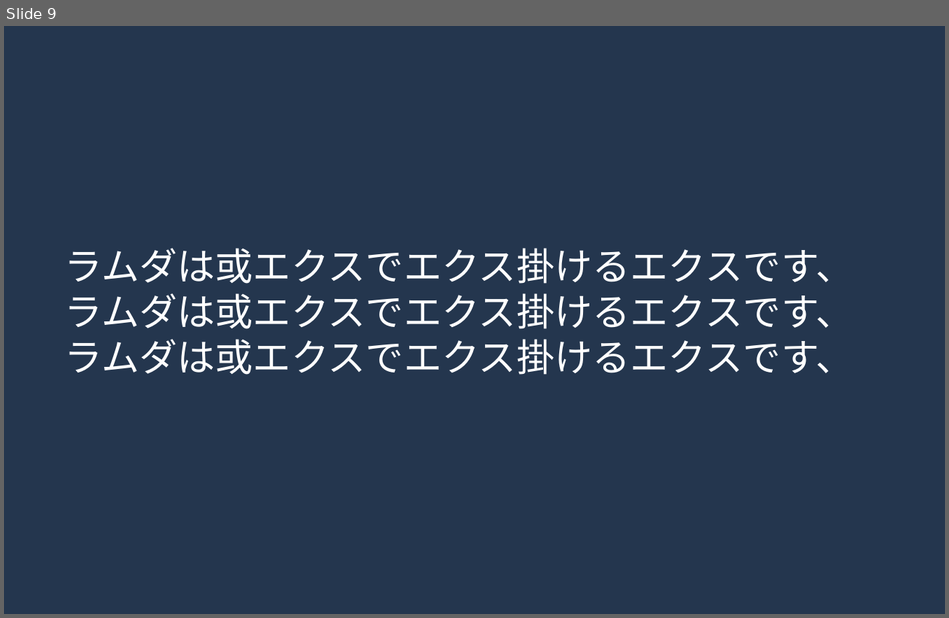
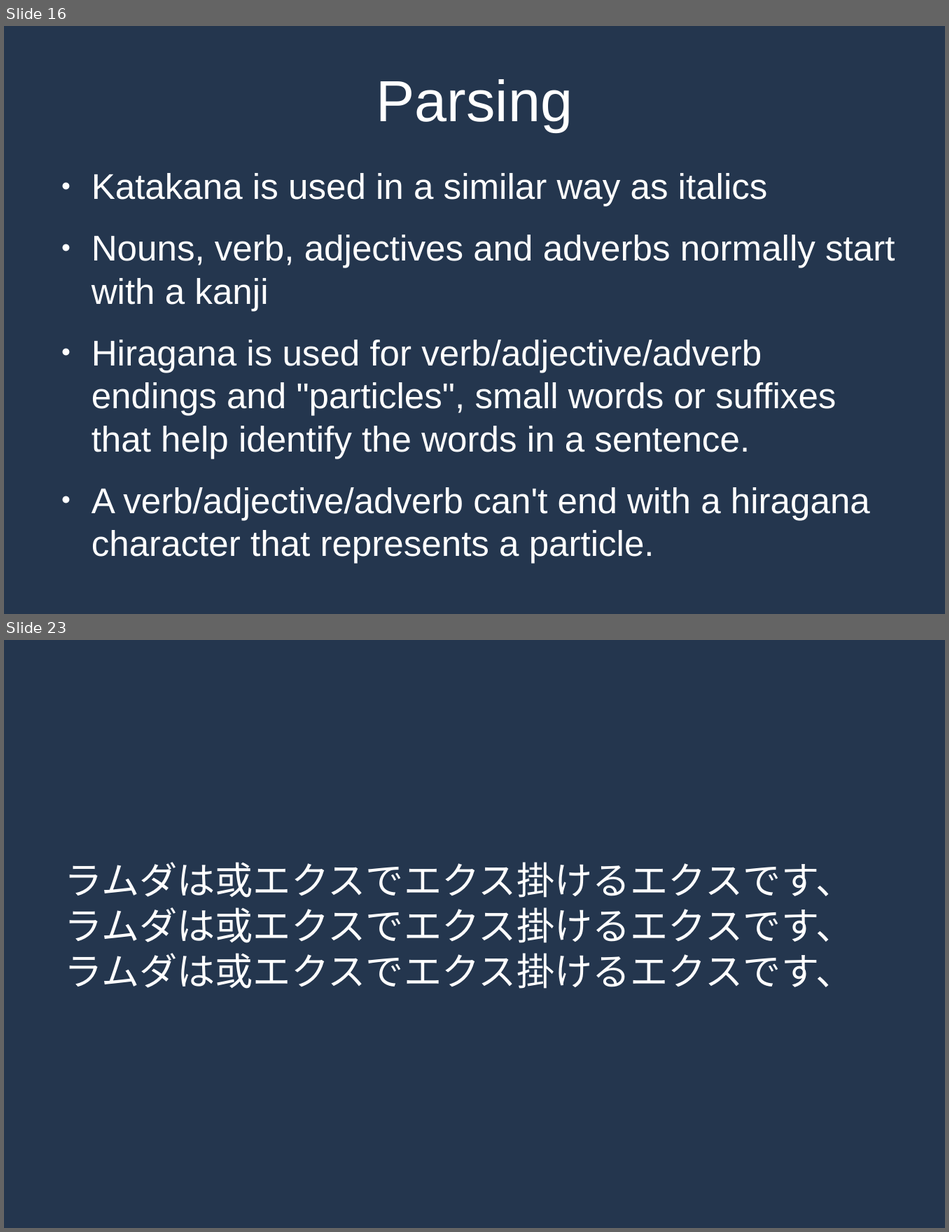
Before and after one commit to MrPicklePinosaur/haku, a slide deck: haku-talk/haku-talk.odp. Shown one above the other, each under a label of ours: slide 9 before the commit, slides 16 and 23 after it; the slides between them are not shown. The pictures are 949x618 and 949x1232 pixels, drawn with LibreOffice and Linux fonts; fonts in the diff are those of the drawing. Boxes give left, top, right and bottom in pixels: in the first picture for what was removed or moved away, otherwise in the second. Text is boxed around its words. In the diff, an @@ line names an element or a change of style, - is before the commit and + after.

```diff
--- a/haku-talk/haku-talk.odp
+++ b/haku-talk/haku-talk.odp
@@ slide 16 added at (4, 26, 945, 614), background #24364E @@
@@ title added at (376, 79, 572, 132), 48.9 pt, text #FFFFFF @@
+Parsing
@@ text added at (92, 173, 894, 520), 30.3 pt, text #FFFFFF @@
+● Katakana is used in a similar way as italics
+● Nouns, verb, adjectives and adverbs normally start with a kanji
+● Hiragana is used for verb/adjective/adverb endings and "particles", small words or suffixes that help identify the words in a sentence.
+● A verb/adjective/adverb can't end with a hiragana character that represents a particle.
@@ what was slide 9 is now slide 23 @@
```
Also in this commit, not shown: 2 slides changed, 19 other slides added, 6 slides removed, 1 other file.
